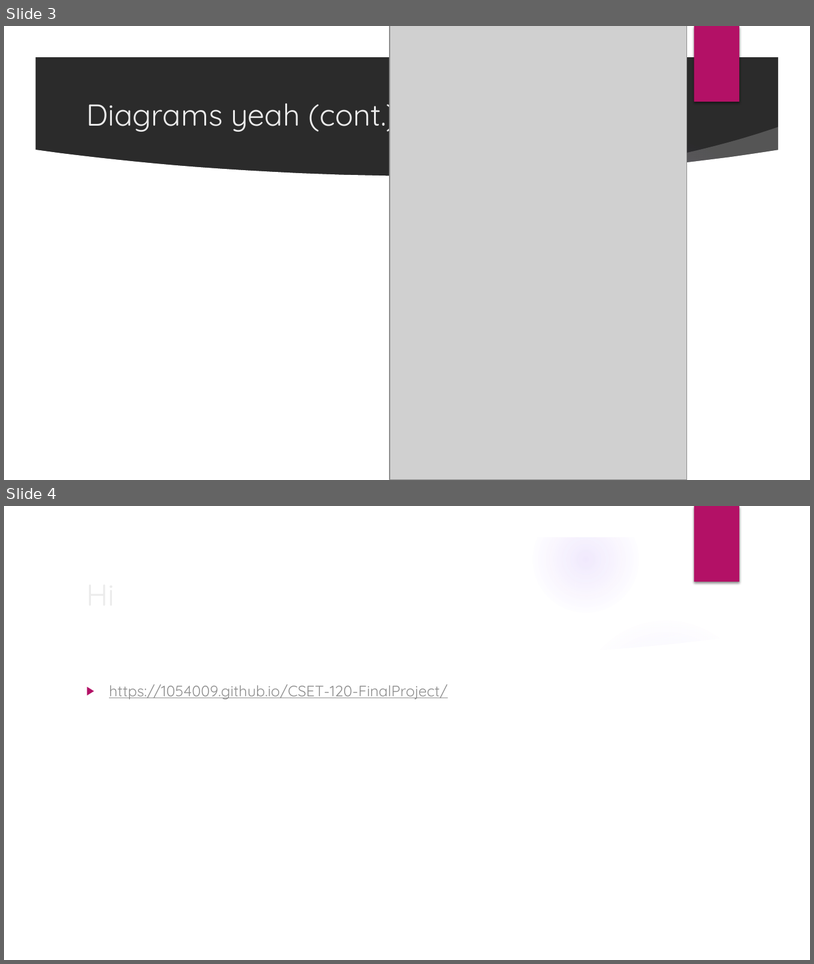
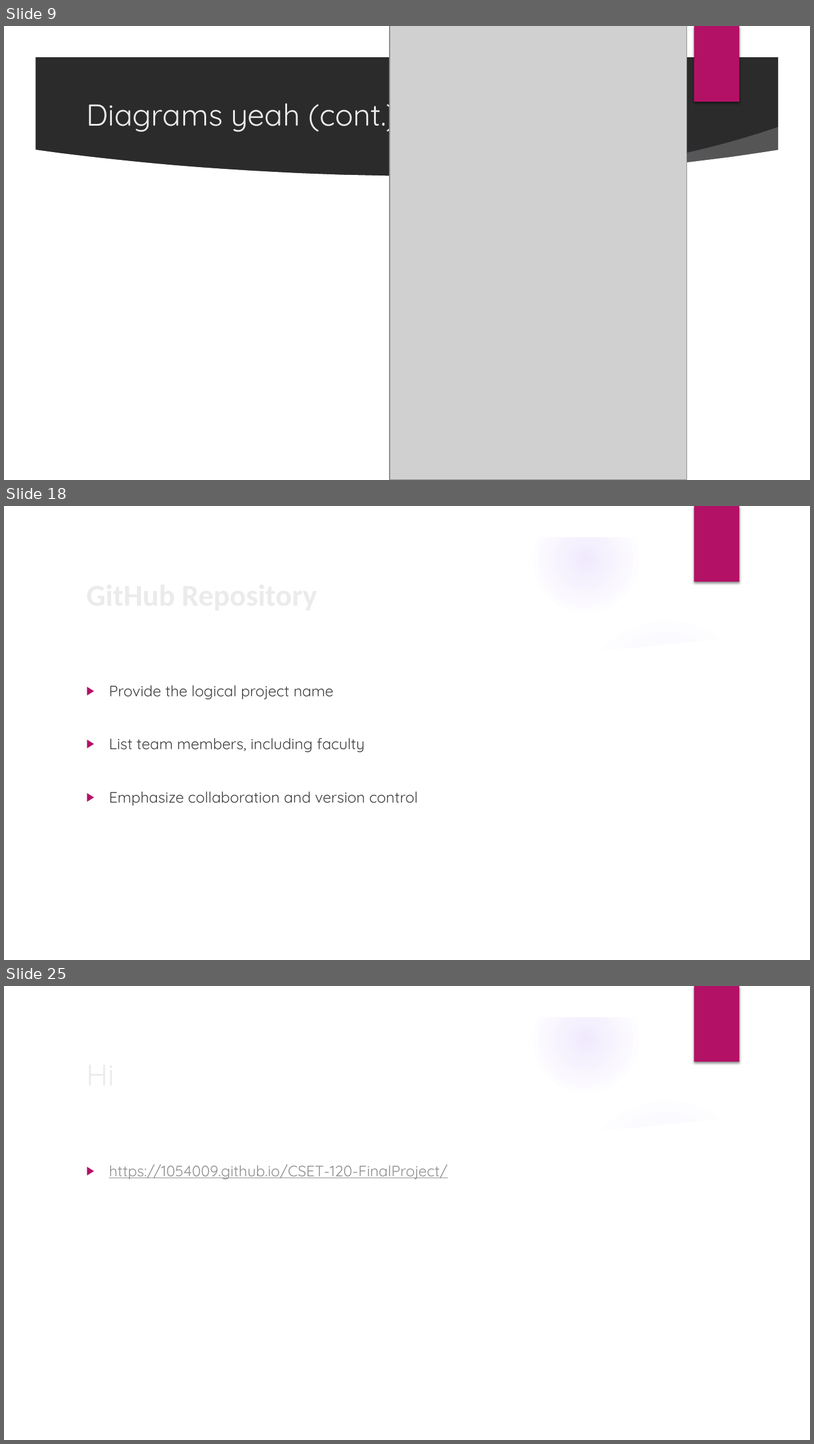
Before and after one commit to old-account-dont-use/CSET-120-FinalProject, a slide deck: docs/Presentation.pptx. Shown one above the other, each under a label of ours: slides 3 and 4 before the commit, slides 9, 18 and 25 after it; the slides between them are not shown. The pictures are 814x964 and 814x1444 pixels, drawn with LibreOffice and Linux fonts; fonts in the diff are those of the drawing; grey boxes stand for pictures; background and template pictures are left out; a plain dark background stands for a picture behind light text. Boxes give left, top, right and bottom in pixels: in the first picture for what was removed or moved away, otherwise in the second. Text is boxed around its words. In the diff, an @@ line names an element or a change of style, - is before the commit and + after.

```diff
--- a/docs/Presentation.pptx
+++ b/docs/Presentation.pptx
@@ slide 18 added at [4,506,810,960], background picture (left out); not listed: 9 template elements that a slide beside it also shows @@
@@ title added at [80,570,660,617], 36 pt, text #EBEBEB, bold @@
+GitHub Repository
@@ text added at [109,685,418,805], 18 pt, text #404040 @@
+▶ Provide the logical project name
+▶ List team members, including faculty
+▶ Emphasize collaboration and version control
@@ what was slide 3 is now slide 9 @@
@@ what was slide 4 is now slide 25 @@
```
Also in this commit, not shown: 1 slide changed, 20 other slides added, 5 other files.
